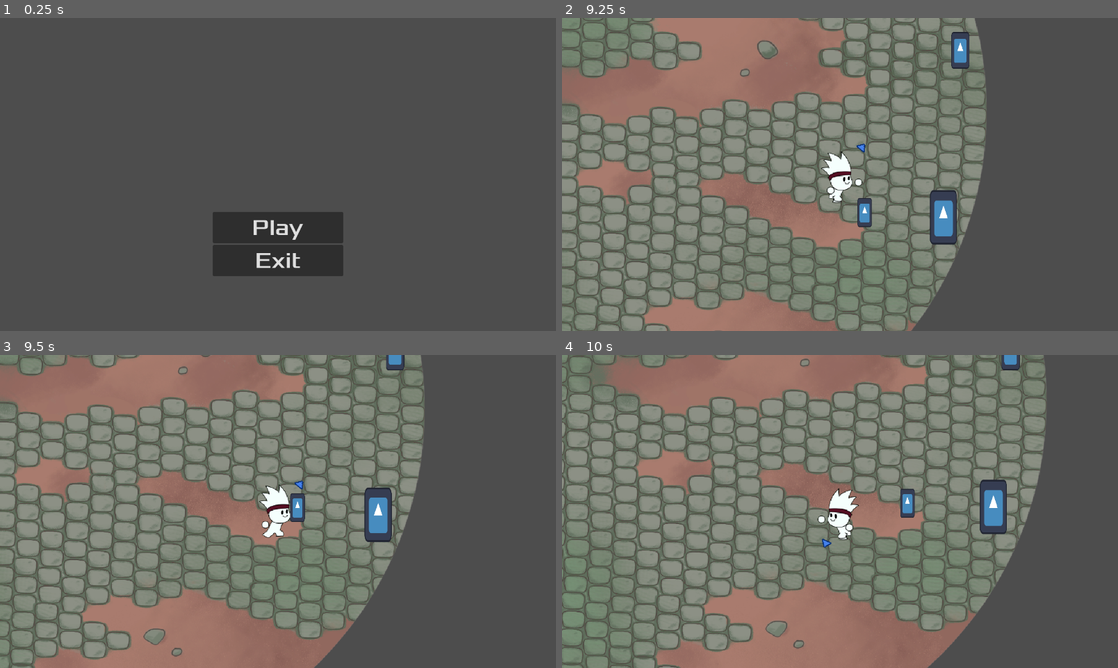
Above: before the commit, frames 1-4 (two rows, left to right).
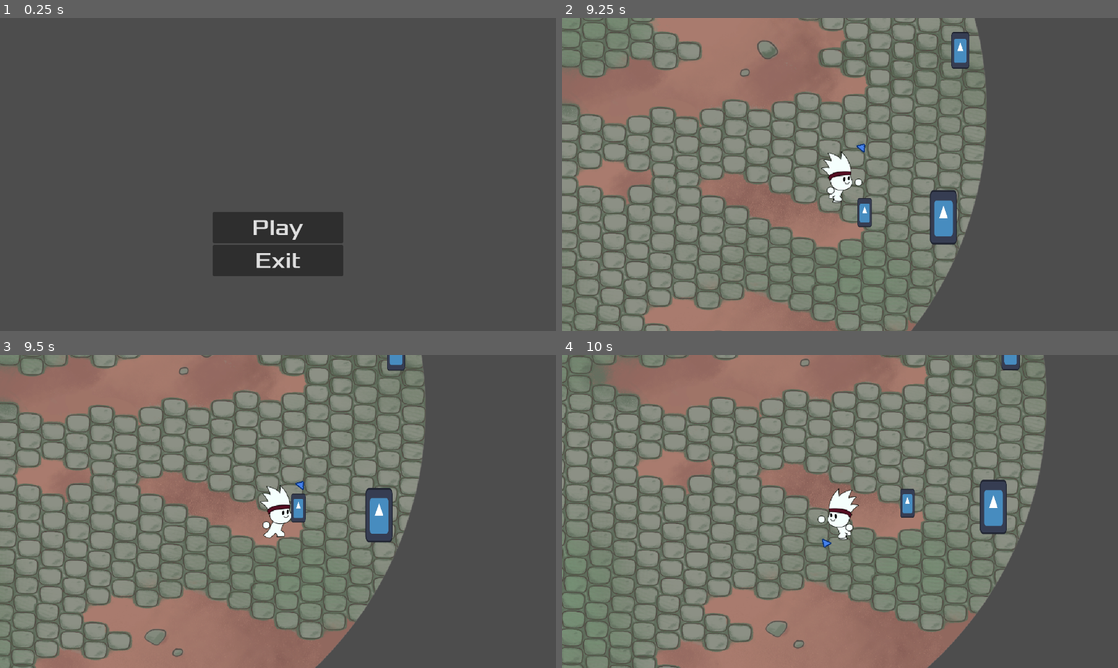
Above: after the commit, the same moments.

Repository: freddder/GMTK_Jam_2024
Game: Godot game, scene res://scenes/main_menu.tscn
Two runs of this game, one before a commit and one after it. Both use one fixed random seed, a clock stepped at 60 frames per second and the inputs below. The engine's default icon, where the game draws it, is replaced by a stand-in: a white triangle on a blue panel in a dark square.
Inputs (mouse positions are in pixels of both pictures, inside the frame that each line leads up to):
- Up to frame 1 (0.25 s): no input
- Up to frame 2 (9.25 s): click "Play" at 0.5 s; move the mouse to (962, 158) at 1.27 s; hold D (move_right) 1.28-2.03 s; tap Space (heavy_attack) every 2.25 s from 1.35 to 8.1 s; move the mouse to (728, 190) at 2.02 s; hold S (move_down) 2.03-2.78 s; click (728, 190) at 2.1 s; move the mouse to (895, 105) at 2.77 s; hold D (move_right) 2.78-3.53 s; right-click (895, 105) at 2.85 s; move the mouse to (812, 237) at 3.52 s; hold W (move_up) 3.53-4.28 s; move the mouse to (1006, 221) at 4.27 s; hold A (move_left) 4.28-5.78 s; click (1006, 221) at 4.35 s; move the mouse to (673, 127) at 5.02 s; right-click (673, 127) at 5.1 s; move the mouse to (867, 174) at 5.77 s; hold S (move_down) 5.78-6.53 s; move the mouse to (756, 96) at 6.52 s; hold D (move_right) 6.53-7.28 s; click (756, 96) at 6.6 s; move the mouse to (962, 158) at 7.27 s; hold W (move_up) 7.28-8.03 s; right-click (962, 158) at 7.35 s; move the mouse to (728, 190) at 8.02 s; hold D (move_right) 8.03-8.78 s; move the mouse to (895, 105) at 8.77 s; hold S (move_down) from 8.78 s (still down); click (895, 105) at 8.85 s
- Up to frame 3 (9.5 s): keep holding S (move_down)
- Up to frame 4 (10 s): move the mouse to (812, 574) at 9.52 s; release S (move_down) at 9.53 s; hold A (move_left) from 9.53 s (still down); right-click (812, 574) at 9.6 s

Frames 1-2 are identical in both runs. In frame 3, 6.3% of the frame differs, in the area x 0-77%, y 0-100%; in frame 4, nothing differs.

Commit message:
shift camera centre nearby arena bounds

Diff:
--- a/scripts/player.gd
+++ b/scripts/player.gd
@@ -19,6 +19,7 @@
 @export var default_camera_zoom := Vector2(1.2, 1.2)
 @export var knockback_limit: float = 1000.0
 @export var default_health: float = 100.0
+@export var camera_offset_distance_from_arena_bounds: float = 250.0
 
 @export_category("Swing")
 @export var default_swing_radius: float = 50.0
@@ -281,12 +282,24 @@
 		$ChargeSFX.pitch_scale = get_charge_power() / 2.0
 
 
+func handle_camera_view() -> void:
+	# Arena is at 0,0, so getting the player position length is effectively getting how far they
+	# went off arena center; same thing applies to direction
+	var distance_from_center := global_position.length()
+	var direction := global_position.normalized()
+
+	var max_distance_from_centre := Arena.radius - camera_offset_distance_from_arena_bounds
+	var target_point := minf(max_distance_from_centre, distance_from_center) * direction
+	$Camera2D.offset = target_point - $Camera2D.global_position
+
+
 func _process(delta: float) -> void:
 	if is_alive():
 		handle_mouse_direction()
 		handle_attack_zone()
 		handle_charging_sound()
 		handle_animation_side()
+		handle_camera_view()
 
 
 func set_camera_zoom(zoom: Vector2, duration: float = 0.2) -> void:
